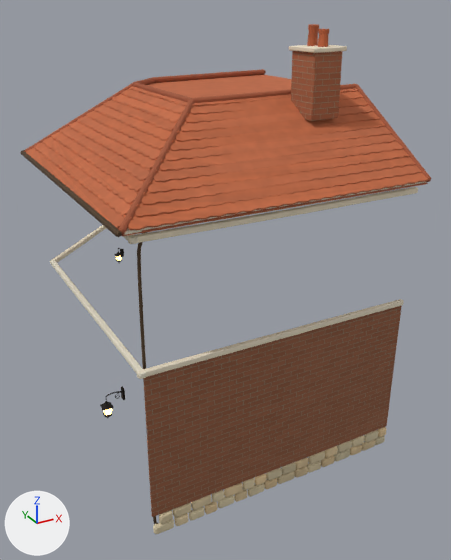
Renders of the Blender file assets/models/source/facade/core.blend from each side of a commit.
Camera for both pictures: a camera (50 mm lens) standing at (-6.68, -13.72, 9.78) and looking at (0.4, -0.85, 3.34). The lights are fixed; the arrows at lower left show +X, +Y and +Z. The picture after the commit comes second.

Script lines for the objects in view, before the commit:
```python
me_dach_grate = bpy.data.meshes.new('Dach Grate')
me_dach_grate.from_pydata(...)  # 480 vertices, 384 faces; spans x -3.59..3.26, y -4.6..4.59, z 6.38..8.13
me_dach_grate.polygons.foreach_set('use_smooth', [True] * 384)
me_dach_grate.materials.append(mat_dachziegel_bücherei_first)
me_dach_ziegelreihen = bpy.data.meshes.new('Dach Ziegelreihen')
me_dach_ziegelreihen.from_pydata(...)  # 5703 vertices, 3668 faces; spans x -3.61..3.2, y -4.61..4.61, z 6.41..8.05
me_dach_ziegelreihen.polygons.foreach_set('use_smooth', [True] * 3668)
me_dach_ziegelreihen.materials.append(mat_dachziegel_bücherei)
me_sockelsteine = bpy.data.meshes.new('Sockelsteine')
me_sockelsteine.from_pydata(...)  # 256 vertices, 192 faces; spans x -3.19..3.19, y -4.3..-4.15, z -0.5..-0.01
me_sockelsteine.polygons.foreach_set('use_smooth', [True] * 192)
me_sockelsteine.materials.append(mat_sandstein)
ob_dach_grate = bpy.data.objects.new('Dach Grate', me_dach_grate)
ob_dach_grate.location = (0.0, 0.0, 0.0)
_m = ob_dach_grate.modifiers.new('Weiche Kanten', 'BEVEL')
_m.width = 0.016
_m.width_pct = 0.016
_m.segments = 2
_m.angle_limit = 0.698
ob_dach_ziegelreihen = bpy.data.objects.new('Dach Ziegelreihen', me_dach_ziegelreihen)
ob_dach_ziegelreihen.location = (0.0, 0.0, 0.0)
ob_sockelsteine = bpy.data.objects.new('Sockelsteine', me_sockelsteine)
ob_sockelsteine.location = (0.0, 0.0, 0.0)
_m = ob_sockelsteine.modifiers.new('Weiche Kanten', 'BEVEL')
_m.width = 0.048
_m.width_pct = 0.048
_m.segments = 2
_m.angle_limit = 0.698
# also in view: 'Gesimse oben' at (-0.16, -0.01, 4.94); 'Dachrinne' at (-0.22, 0.01, 3.0); 'Rückwand Ziegel' at (0.0, -4.22, 1.71); 'Dach Kern' at (-0.17, 0.0, 7.17); 'Schornstein' at (1.6, -2.6, 8.25)
```
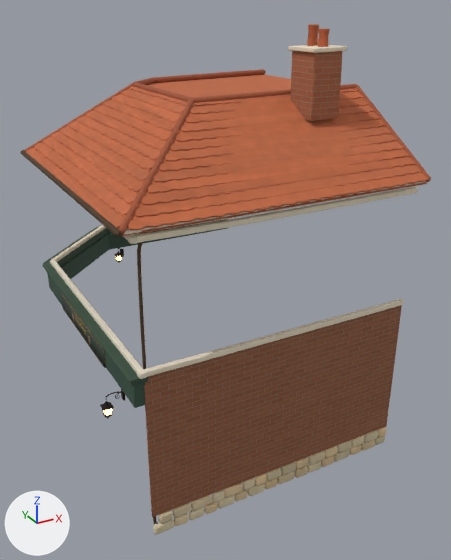
The change, as a diff of the scene's bpy script:
```diff
--- a/assets/models/source/facade/core.blend.py
+++ b/assets/models/source/facade/core.blend.py
@@ img_library_fascia_png @@
+img_library_fascia_png = load_image('library_fascia.png', '../../../textures/signs/library_fascia.png', 2048, 296, 'sRGB')
@@ mat_facade_fascia @@
+mat_facade_fascia = bpy.data.materials.new('facade_fascia')
+# nodes: Attribute, BsdfPrincipled, Bump, HueSaturation, MapRange, MixRGB, OutputMaterial, RGB, TexCoord, TexNoise
+# colours: dark green #3d5445
@@ mat_schild_library_fascia @@
+mat_schild_library_fascia = bpy.data.materials.new('Schild library fascia')
+# uses the picture img_library_fascia_png
@@ me_schildkasten_tür @@
+me_schildkasten_tür.from_pydata(...)  # 158 vertices, 152 faces; spans x -3.48..-0.97, y 1.97..4.48, z 2.78..3.47
+me_schildkasten_tür.polygons.foreach_set('use_smooth', [True] * 152)
+me_schildkasten_tür.materials.append(mat_facade_fascia)
@@ me_schildkasten_links_schild_1 @@
+me_schildkasten_links_schild_1.from_pydata(...)  # 8 vertices, 6 faces; spans x -3.46..-3.42, y -2.6..0.59, z 2.8..3.27
+me_schildkasten_links_schild_1.polygons.foreach_set('use_smooth', [True] * 6)
+me_schildkasten_links_schild_1.materials.append(mat_schild_library_fascia)
@@ me_schildkasten_links @@
+me_schildkasten_links.from_pydata(...)  # 312 vertices, 306 faces; spans x -3.51..-3.08, y -4.3..2.17, z 2.78..3.47
+me_schildkasten_links.polygons.foreach_set('use_smooth', [True] * 306)
+me_schildkasten_links.materials.append(mat_facade_fascia)
@@ me_schildkasten_vorn @@
+me_schildkasten_vorn.from_pydata(...)  # 218 vertices, 212 faces; spans x -1.17..3.29, y 4.07..4.51, z 2.77..3.47
+me_schildkasten_vorn.polygons.foreach_set('use_smooth', [True] * 212)
+me_schildkasten_vorn.materials.append(mat_facade_fascia)
@@ ob_schildkasten_tür @@
+ob_schildkasten_tür = bpy.data.objects.new('Schildkasten Tür', me_schildkasten_tür)
+ob_schildkasten_tür.location = (0.0, 0.0, 0.0)
+_m = ob_schildkasten_tür.modifiers.new('Weiche Kanten', 'BEVEL')
+_m.width = 0.0192
+_m.width_pct = 0.0192
+_m.segments = 2
+_m.angle_limit = 0.698
@@ ob_schildkasten_links_schild_1 @@
+ob_schildkasten_links_schild_1 = bpy.data.objects.new('Schildkasten links Schild 1', me_schildkasten_links_schild_1)
+ob_schildkasten_links_schild_1.location = (0.0, 0.0, 0.0)
@@ ob_schildkasten_links @@
+ob_schildkasten_links = bpy.data.objects.new('Schildkasten links', me_schildkasten_links)
+ob_schildkasten_links.location = (0.0, 0.0, 0.0)
+_m = ob_schildkasten_links.modifiers.new('Weiche Kanten', 'BEVEL')
+_m.width = 0.0192
+_m.width_pct = 0.0192
+_m.segments = 2
+_m.angle_limit = 0.698
@@ ob_schildkasten_vorn @@
+ob_schildkasten_vorn = bpy.data.objects.new('Schildkasten vorn', me_schildkasten_vorn)
+ob_schildkasten_vorn.location = (0.0, 0.0, 0.0)
+_m = ob_schildkasten_vorn.modifiers.new('Weiche Kanten', 'BEVEL')
+_m.width = 0.0192
+_m.width_pct = 0.0192
+_m.segments = 2
+_m.angle_limit = 0.698
```

Location of each change, (x1, y1, x2, y2) in pixels of the pictures (451 x 560 px):
'Schildkasten links', added (green): after (43, 263, 148, 408)
'Schildkasten Tür', added: after (43, 227, 109, 279)
'Schildkasten links Schild 1', added: after (61, 292, 106, 368)
'Schildkasten vorn', added: after (99, 219, 228, 250)
